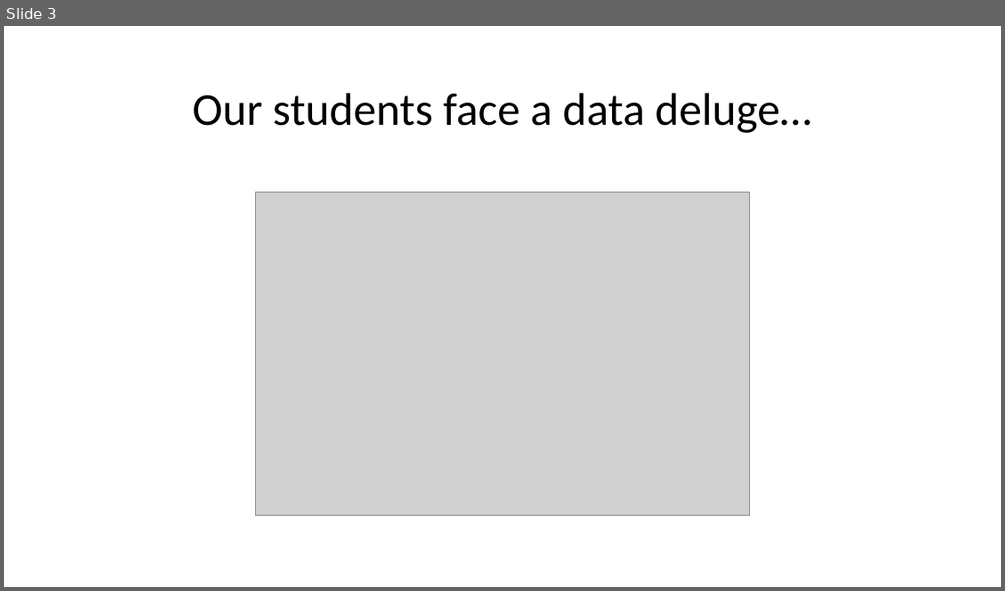
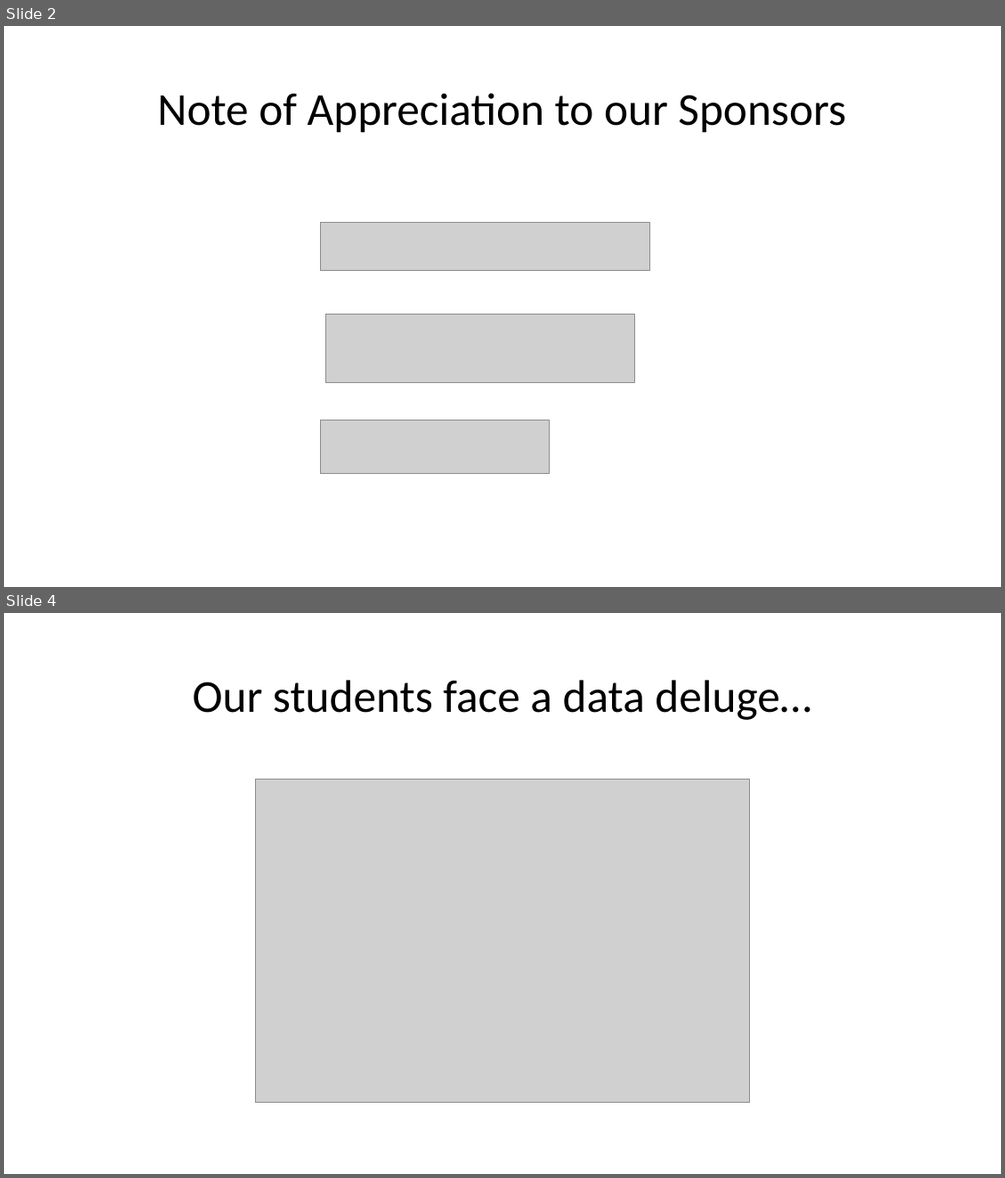
Before and after one commit to mydatastory-dev/projects, a slide deck: _ctsi/ctsi_presentation.pptx. Shown one above the other, each under a label of ours: slide 3 before the commit, slides 2 and 4 after it; the slides between them are not shown. The pictures are 1005x591 and 1005x1178 pixels, drawn with LibreOffice and Linux fonts; fonts in the diff are those of the drawing; grey boxes stand for pictures. Boxes give left, top, right and bottom in pixels: in the first picture for what was removed or moved away, otherwise in the second. Text is boxed around its words. In the diff, an @@ line names an element or a change of style, - is before the commit and + after.

```diff
--- a/_ctsi/ctsi_presentation.pptx
+++ b/_ctsi/ctsi_presentation.pptx
@@ slide 2 added at [4,26,1001,587], background #FFFFFF @@
@@ title added at [157,93,846,133], 44 pt, text #000000 @@
+Note of Appreciation to our Sponsors
@@ picture added at [320,222,650,271] @@
@@ picture added at [326,313,634,382] @@
@@ picture added at [320,420,550,474] @@
@@ what was slide 3 is now slide 4 @@
```
Also in this commit, not shown: 4 slides changed, 4 other slides added, 1 slide removed.
